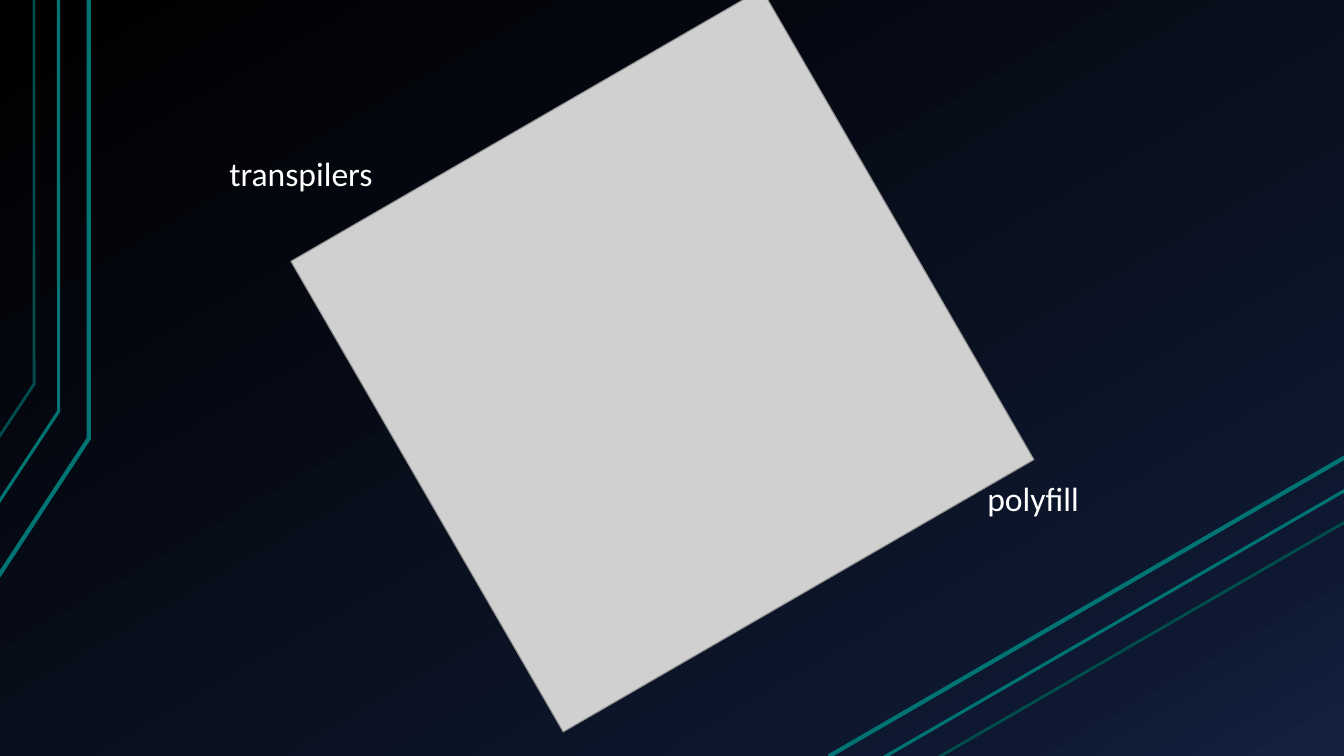
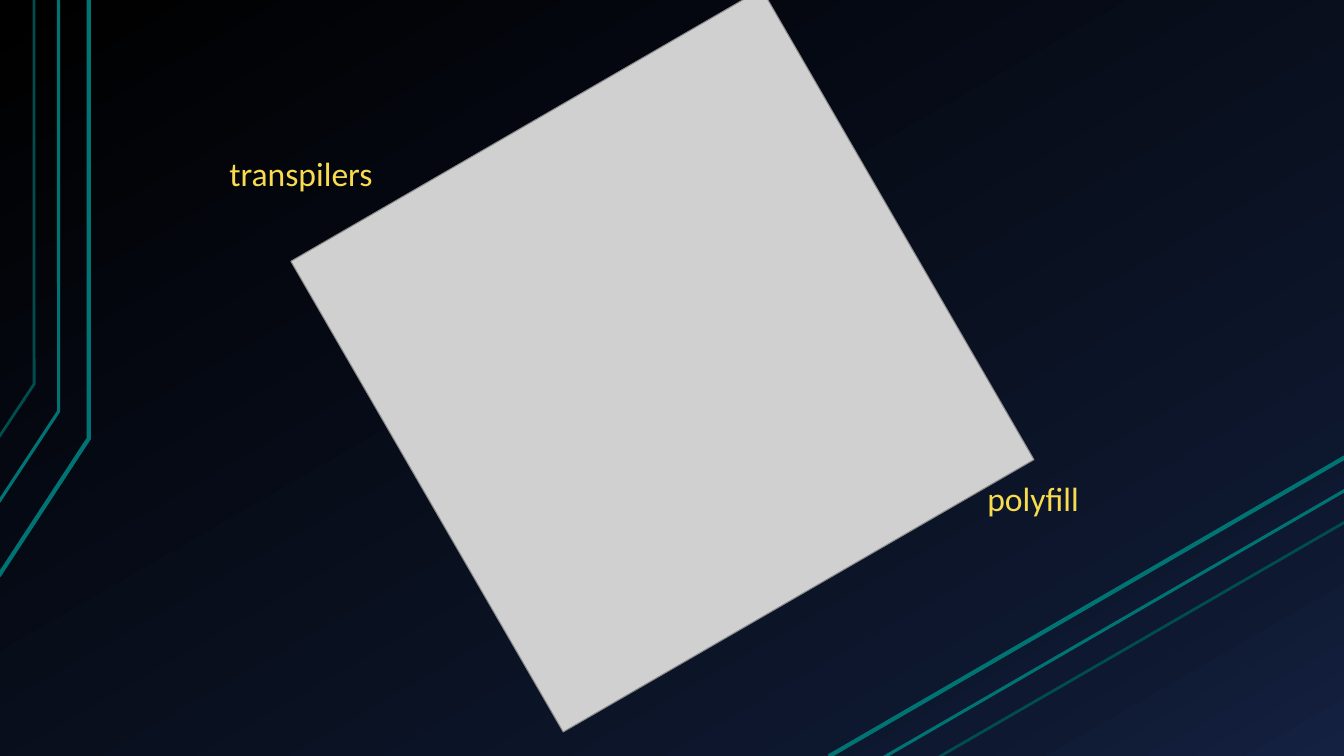
Before and after one commit to tomhero/PG-Team-Modern-JS-Practices, a slide deck: slide 32 of Modern JavaScript.pptx (slide 33 before the commit). Drawn at 1344x756 pixels with LibreOffice and Linux fonts; fonts in the diff are those of the drawing; grey boxes stand for pictures. Boxes give left, top, right and bottom in pixels: in the first picture for what was removed or moved away, otherwise in the second. Text is boxed around its words. In the diff, an @@ line names an element or a change of style, - is before the commit and + after.

```diff
--- a/Modern JavaScript.pptx
+++ b/Modern JavaScript.pptx
@@ text "transpilers" at [229, 162, 372, 192]: text colour #FFFFFF to #F8DB4E @@
@@ text "polyfill" at [987, 484, 1079, 517]: text colour #FFFFFF to #F8DB4E @@
```
Also in this commit, not shown: 2 other slides changed, 4 slides added, 2 other files.
